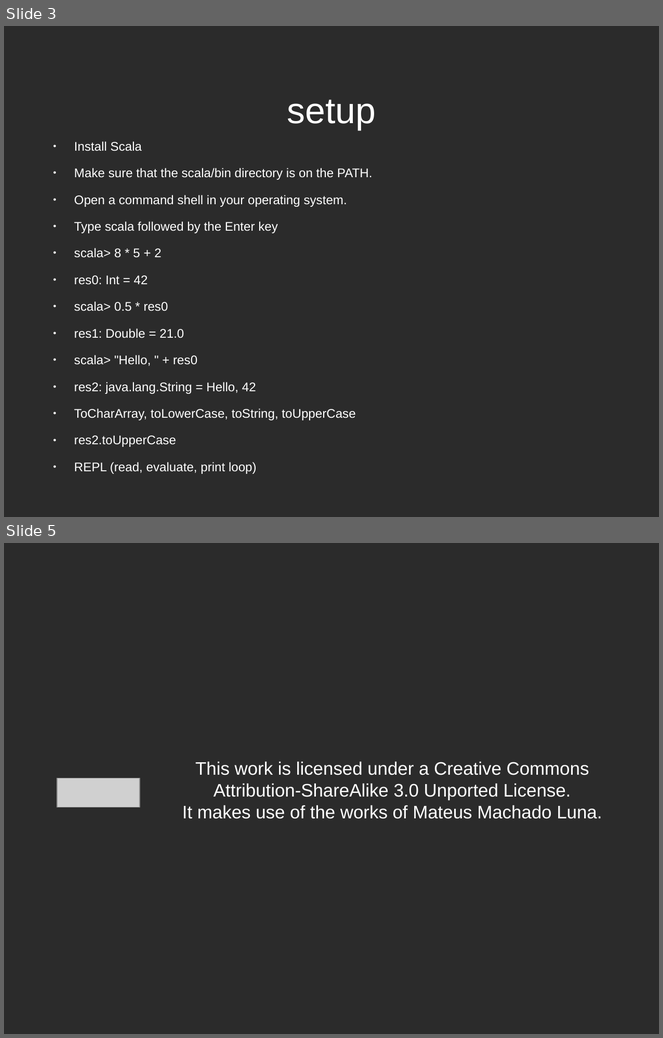
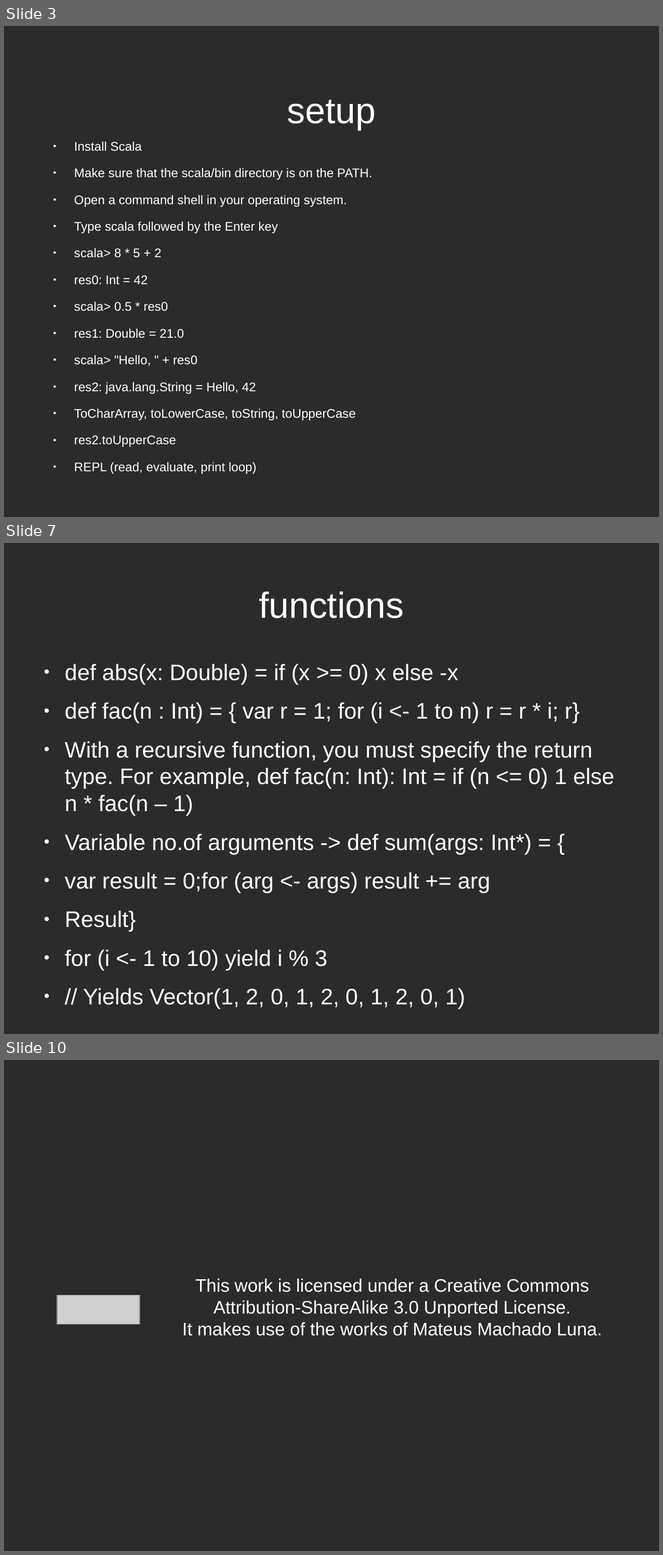
Before and after one commit to krishxx/scala, a slide deck: docs/scala_basics.odp. Shown one above the other, each under a label of ours: slides 3 and 5 before the commit, slides 3, 7 and 10 after it; the slides between them are not shown. The pictures are 663x1038 and 663x1555 pixels, drawn with LibreOffice and Linux fonts; fonts in the diff are those of the drawing; grey boxes stand for pictures; background and template pictures are left out; a plain dark background stands for a picture behind light text. Boxes give left, top, right and bottom in pixels: in the first picture for what was removed or moved away, otherwise in the second. Text is boxed around its words. In the diff, an @@ line names an element or a change of style, - is before the commit and + after.

```diff
--- a/docs/scala_basics.odp
+++ b/docs/scala_basics.odp
@@ slide 7 added at (4,543,659,1034), background picture (left out) @@
@@ title added at (259,591,404,618), 44 pt, text #FFFFFF @@
+functions
@@ text added at (65,664,614,1009), 27.2 pt, text #FFFFFF @@
+● def abs(x: Double) = if (x >= 0) x else -x
+● def fac(n : Int) = { var r = 1; for (i <- 1 to n) r = r * i; r}
+● With a recursive function, you must specify the return type. For example, def fac(n: Int): Int = if (n <= 0) 1 else n * fac(n – 1)
+● Variable no.of arguments -> def sum(args: Int*) = {
+● var result = 0;for (arg <- args) result += arg
+● Result}
+● for (i <- 1 to 10) yield i % 3
+● // Yields Vector(1, 2, 0, 1, 2, 0, 1, 2, 0, 1)
@@ what was slide 5 is now slide 10 @@
```
Also in this commit, not shown: 1 slide changed, 4 other slides added, 29 other files.
